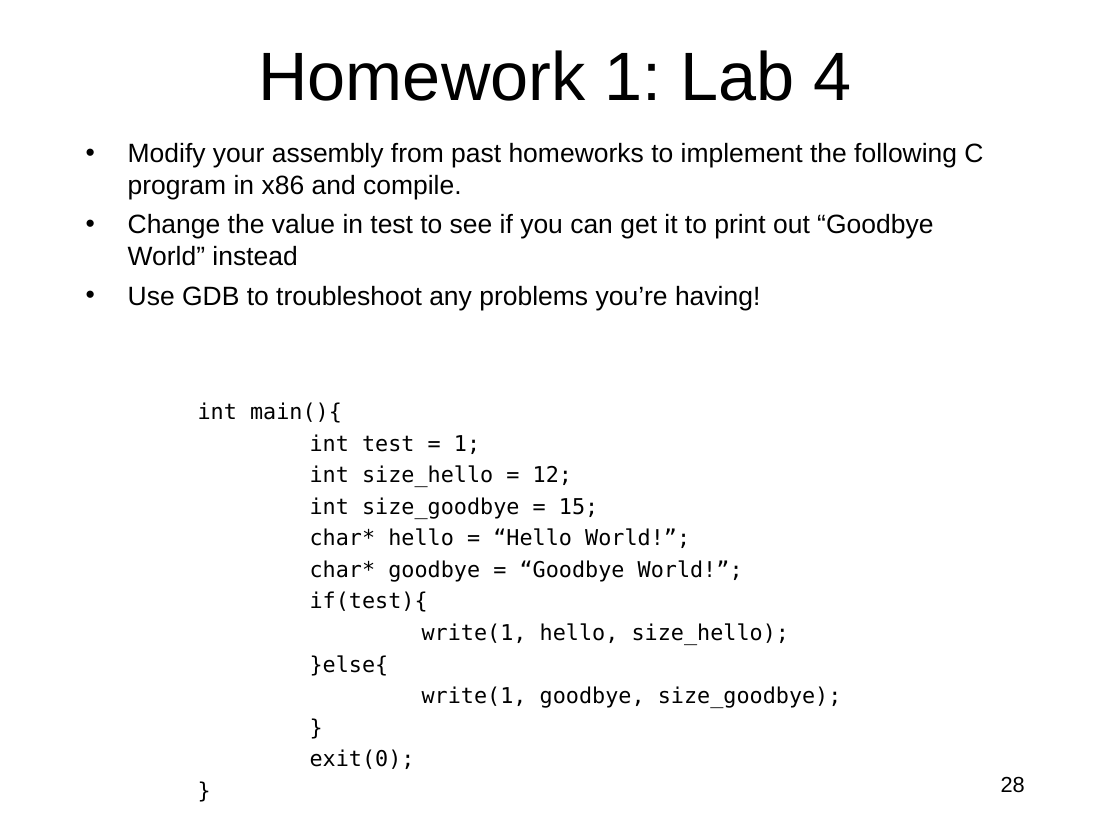
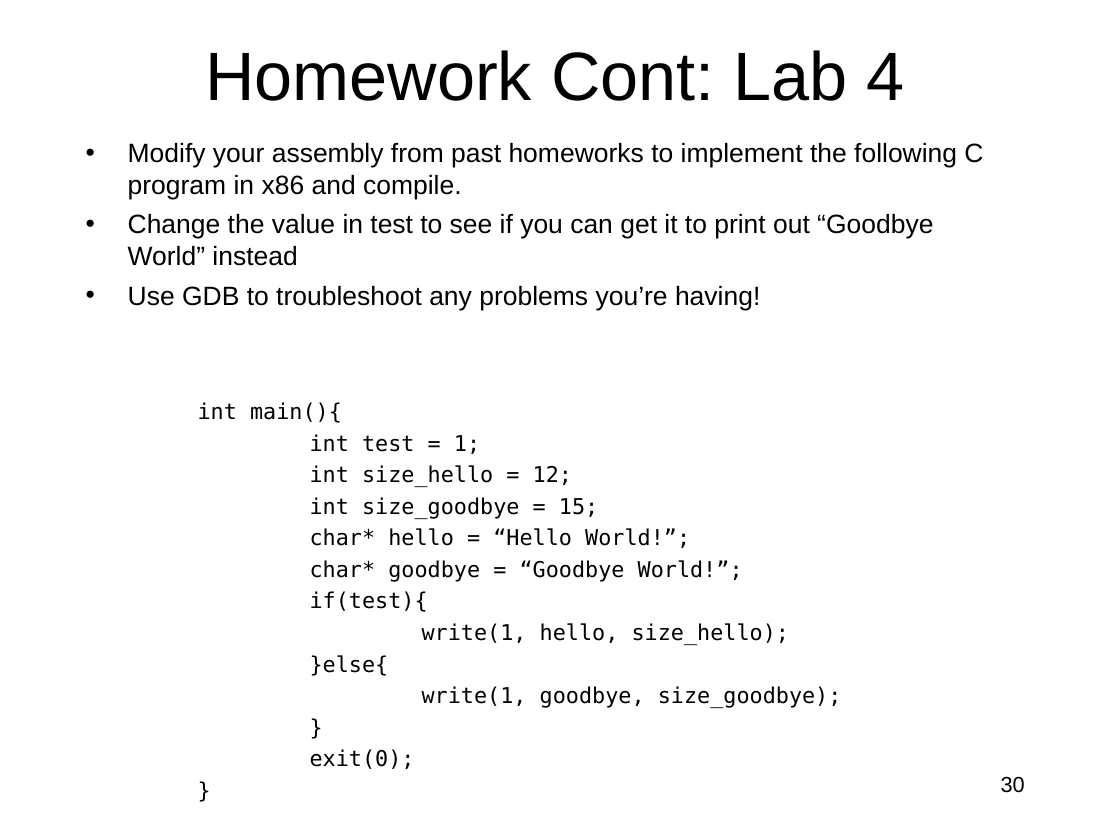
Before and after one commit to RobotMafiaCTF/RE_VR_Training, a slide deck: slide 30 of assembly/ppts/IntroductionToIntelx86-Part3.ppt (slide 28 before the commit). Drawn at 1120x840 pixels with LibreOffice and Linux fonts; fonts in the diff are those of the drawing. Boxes give left, top, right and bottom in pixels: in the first picture for what was removed or moved away, otherwise in the second. Text is boxed around its words. In the diff, an @@ line names an element or a change of style, - is before the commit and + after.

```diff
--- a/assembly/ppts/IntroductionToIntelx86-Part3.ppt
+++ b/assembly/ppts/IntroductionToIntelx86-Part3.ppt
@@ title at (205, 50, 905, 101): text changed @@
-Homework 1: Lab 4
+Homework Cont: Lab 4
@@ page number at (1001, 776, 1025, 793): text changed @@
-28
+30
```
Also in this commit, not shown: 8 other slides changed, 2 slides added, 1 other file.
